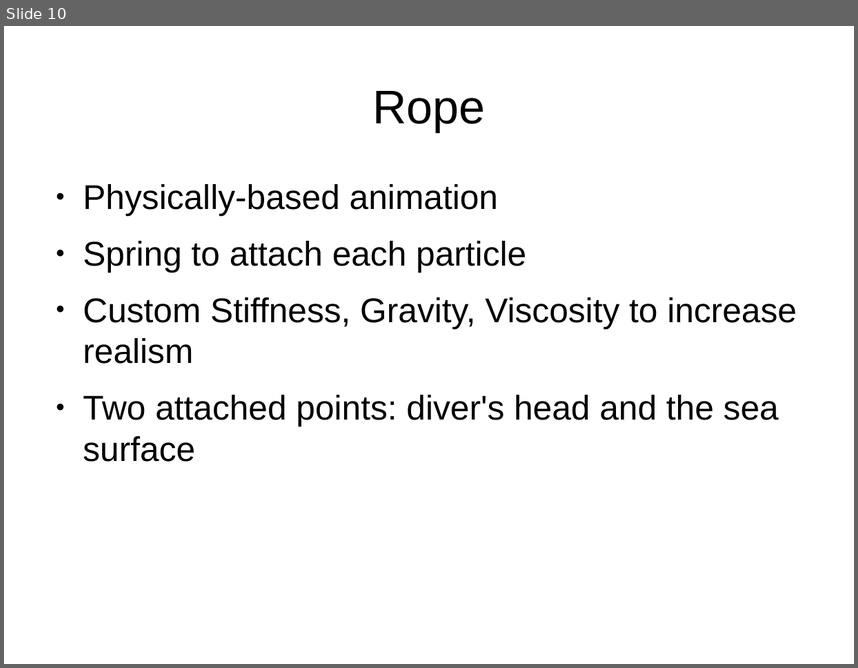
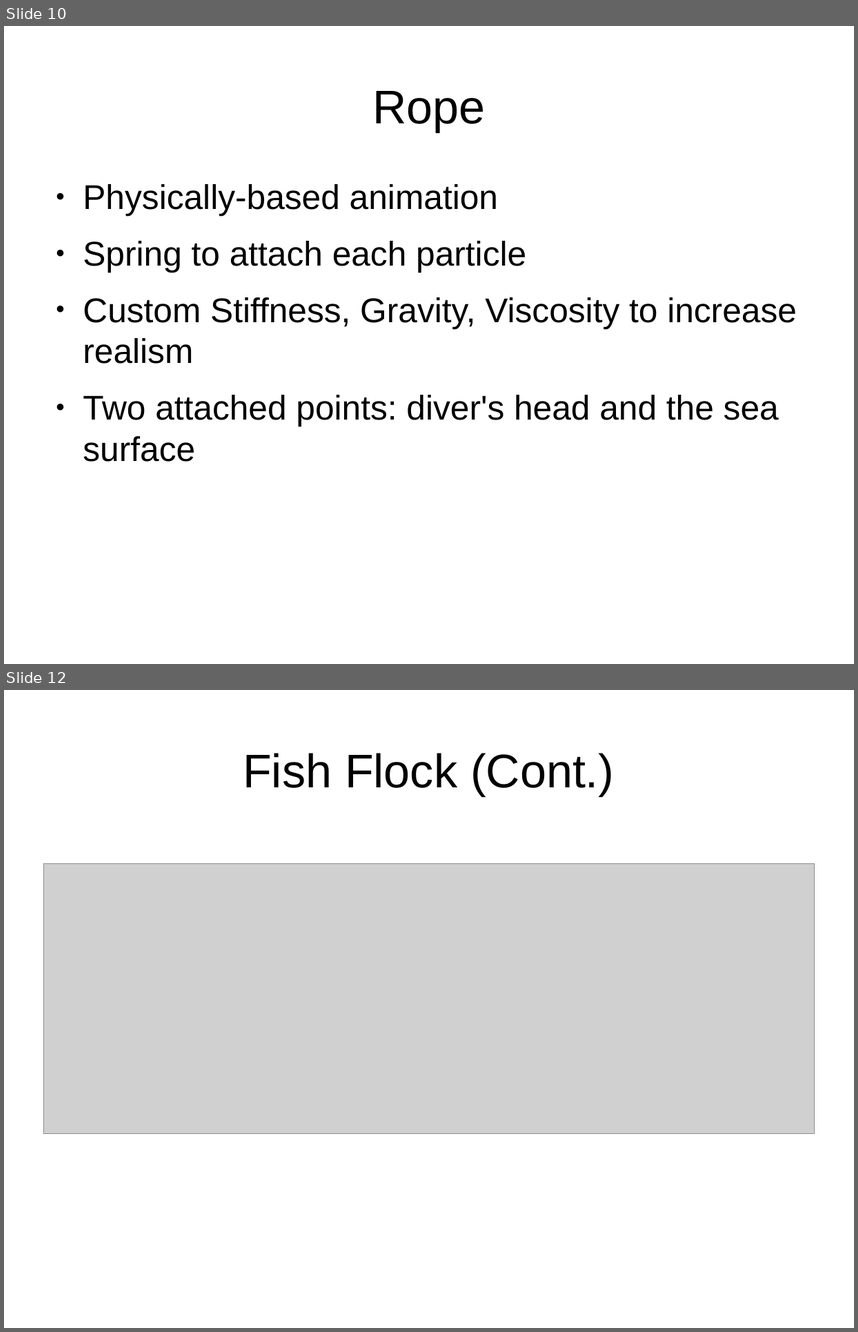
Before and after one commit to jandernascimento/jf3dgraphics, a slide deck: TP7/doc/presentation.odp. Shown one above the other, each under a label of ours: slide 10 before the commit, slides 10 and 12 after it; the slides between them are not shown. The pictures are 858x668 and 858x1332 pixels, drawn with LibreOffice and Linux fonts; fonts in the diff are those of the drawing; grey boxes stand for pictures. Boxes give left, top, right and bottom in pixels: in the first picture for what was removed or moved away, otherwise in the second. Text is boxed around its words. In the diff, an @@ line names an element or a change of style, - is before the commit and + after.

Commit message:
with fish flock in the presentation

```diff
--- a/TP7/doc/presentation.odp
+++ b/TP7/doc/presentation.odp
@@ slide 12 added at <box>4,690,854,1328</box>, background #FFFFFF @@
@@ title added at <box>243,753,615,796</box>, 44 pt, text #000000 @@
+Fish Flock (Cont.)
@@ picture added at <box>43,864,815,1134</box> @@
```
Also in this commit, not shown: 1 other slide added, 1 other file.
